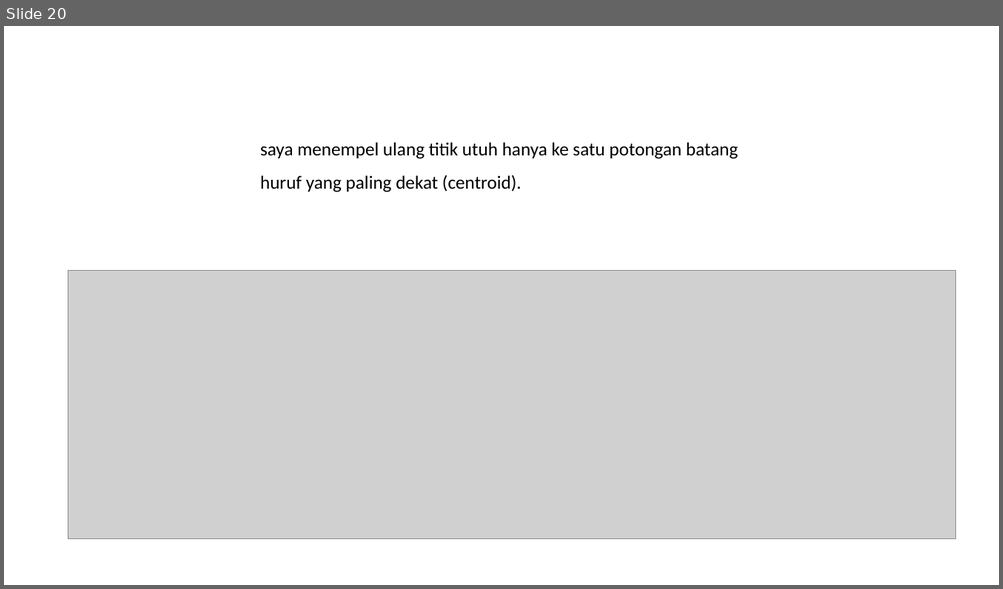
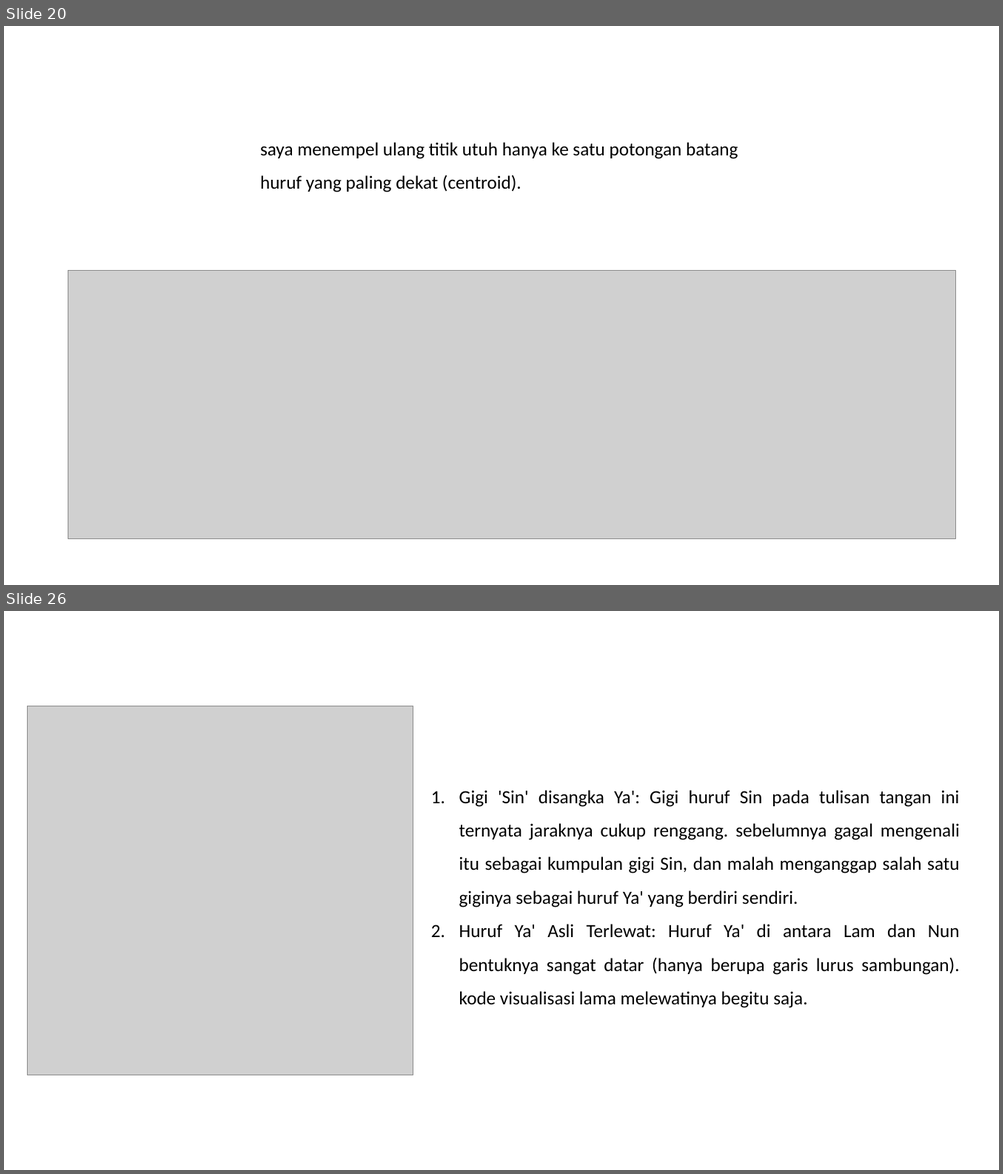
Before and after one commit to fajrullll/TA, a slide deck: LAPORAN PROGRES TUGAS AKHIR.pptx. Shown one above the other, each under a label of ours: slide 20 before the commit, slides 20 and 26 after it; the slides between them are not shown. The pictures are 1003x589 and 1003x1174 pixels, drawn with LibreOffice and Linux fonts; fonts in the diff are those of the drawing; grey boxes stand for pictures. Boxes give left, top, right and bottom in pixels: in the first picture for what was removed or moved away, otherwise in the second. Text is boxed around its words. In the diff, an @@ line names an element or a change of style, - is before the commit and + after.

```diff
--- a/LAPORAN PROGRES TUGAS AKHIR.pptx
+++ b/LAPORAN PROGRES TUGAS AKHIR.pptx
@@ slide 26 added at (4,611,999,1170), background #FFFFFF @@
@@ picture added at (27,706,413,1075) @@
@@ text added at (459,790,959,1008), 18 pt, text #000000 @@
+1. Gigi 'Sin' disangka Ya': Gigi huruf Sin pada tulisan tangan ini ternyata jaraknya cukup renggang. sebelumnya gagal mengenali itu sebagai kumpulan gigi Sin, dan malah menganggap salah satu giginya sebagai huruf Ya' yang berdiri sendiri.
+2. Huruf Ya' Asli Terlewat: Huruf Ya' di antara Lam dan Nun bentuknya sangat datar (hanya berupa garis lurus sambungan). kode visualisasi lama melewatinya begitu saja.
```
Also in this commit, not shown: 23 other slides added, 13 other files.
